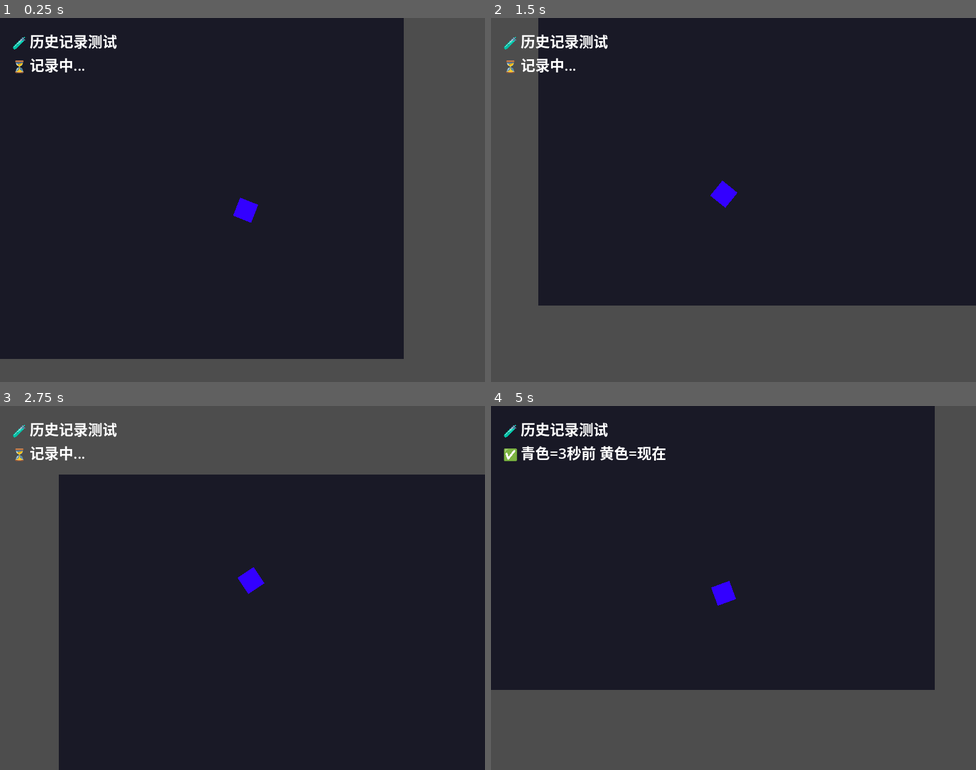
Above: before the commit, frames 1-4 (two rows, left to right).
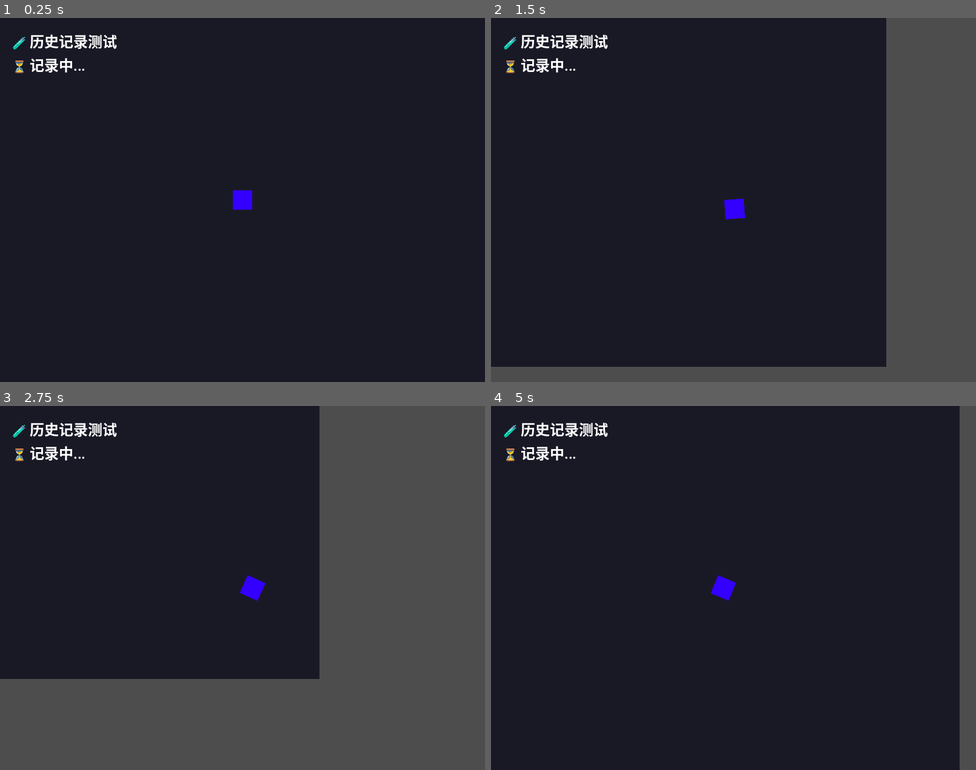
Above: after the commit, the same moments.

Repository: sdotyxz/temporal-echo
Game: Godot game, scene res://scenes/game.tscn
The game is run twice, just before and just after one commit, with the same random seed, the same clock (stepped at 60 frames per second) and the same inputs.
Inputs (mouse positions are in pixels of both pictures, inside the frame that each line leads up to):
- Up to frame 1 (0.25 s): no input
- Up to frame 2 (1.5 s): move the mouse to (840, 181) at 0.52 s; hold D (move_right) 0.53-1.28 s; move the mouse to (636, 218) at 1.27 s; hold S (move_down) from 1.28 s (still down)
- Up to frame 3 (2.75 s): move the mouse to (291, 507) at 2.02 s; release S (move_down) at 2.03 s; hold D (move_right) from 2.03 s (still down)
- Up to frame 4 (5 s): move the mouse to (709, 660) at 2.77 s; release D (move_right) at 2.78 s; hold W (move_up) 2.78-3.53 s; move the mouse to (879, 642) at 3.52 s; hold A (move_left) from 3.53 s (still down); move the mouse to (588, 533) at 4.27 s

The runs differ from the first frame. In frame 1, 22% of the frame differs, in the area x 0-100%, y 0-100%; in frame 2, 36%; in frame 3, 60%; in frame 4, 26%.
Error after the commit: Parse Error: Function "set_notify_transform()" not found in base self. (res://src/history_visual_test.gd:25)

Commit message:
fix: 修复历史记录测试的调试绘制
- 使用 _draw() 函数直接绘制线条
- 使用 draw_rect 绘制位置标记
- 添加黄色轨迹（当前）和青色轨迹（3秒前）
- 修复 draw_circle 不存在的问题

Diff:
--- a/src/history_visual_test.gd
+++ b/src/history_visual_test.gd
@@ -3,31 +3,30 @@
 @export var player: CharacterBody2D
 
 var timer: float = 0.0
-var phase: int = 0
 
-var history_trail: Line2D
-var current_trail: Line2D
+# 存储轨迹点
+var current_points: Array[Vector2] = []
+var history_points: Array[Vector2] = []
+const MAX_POINTS: int = 180  # 3秒 @ 60fps
+
+# 3秒前的位置标记
+var echo_marker: Node2D
 
 func _ready():
 	if player == null:
 		player = get_tree().get_first_node_in_group("player")
 
-	# 创建轨迹线
-	history_trail = Line2D.new()
-	history_trail.width = 4
-	history_trail.default_color = Color(0, 1, 1, 0.5)  # 青色半透明
-	history_trail.name = "HistoryTrail"
-	get_parent().add_child(history_trail)
+	# 创建3秒前位置的标记
+	echo_marker = Node2D.new()
+	echo_marker.name = "EchoMarker"
+	add_child(echo_marker)
 
-	current_trail = Line2D.new()
-	current_trail.width = 4
-	current_trail.default_color = Color(1, 1, 0, 0.8)  # 黄色
-	current_trail.name = "CurrentTrail"
-	get_parent().add_child(current_trail)
+	# 设置节点绘制
+	set_notify_transform(true)
 
 	print("🧪 历史记录系统测试")
-	print("📊 青色线 = 3秒前的位置")
-	print("📊 黄色线 = 当前位置")
+	print("📊 黄色 = 当前位置")
+	print("📊 青色 = 3秒前的位置")
 
 func _physics_process(delta: float) -> void:
 	if player == null:
@@ -42,30 +41,61 @@
 	var y = sin(angle) * radius
 
 	# 设置玩家位置
-	player.position = Vector2(400 + x, 300 + y)
+	var new_pos = Vector2(400 + x, 300 + y)
+	player.position = new_pos
 	player.rotation = angle + PI / 2
 
 	# 记录当前轨迹
-	current_trail.add_point(player.position)
-	if current_trail.get_point_count() > 180:
-		current_trail.remove_point(0)
+	current_points.append(new_pos)
+	if current_points.size() > MAX_POINTS:
+		current_points.pop_front()
 
-	# 显示历史轨迹（延迟3秒）
+	# 显示3秒前的位置
 	if timer > 3.0:
 		if player.position_history.size() > 0:
 			var old_pos = player.position_history[0].position
-			history_trail.add_point(old_pos)
-			if history_trail.get_point_count() > 180:
-				history_trail.remove_point(0)
+			history_points.append(old_pos)
+			if history_points.size() > MAX_POINTS:
+				history_points.pop_front()
+
+			# 更新标记位置
+			echo_marker.position = old_pos
+
+	# 触发重绘
+	queue_redraw()
 
 	# 更新UI
 	_update_ui()
+
+func _draw():
+	# 绘制当前轨迹（黄色）
+	if current_points.size() >= 2:
+		for i in range(current_points.size() - 1):
+			draw_line(current_points[i], current_points[i + 1], Color.YELLOW, 3.0)
+
+	# 绘制历史轨迹（青色）
+	if history_points.size() >= 2:
+		for i in range(history_points.size() - 1):
+			draw_line(history_points[i], history_points[i + 1], Color.CYAN, 3.0)
+
+	# 绘制当前位置标记（黄色方块）
+	if player:
+		draw_rect(Rect2(player.position - Vector2(8, 8), Vector2(16, 16)), Color.YELLOW, true)
+		draw_rect(Rect2(player.position - Vector2(5, 5), Vector2(10, 10)), Color.WHITE, true)
+
+	# 绘制3秒前位置标记（青色方块）
+	if echo_marker and timer > 3.0:
+		draw_rect(Rect2(echo_marker.position - Vector2(8, 8), Vector2(16, 16)), Color.CYAN, true)
+		draw_rect(Rect2(echo_marker.position - Vector2(5, 5), Vector2(10, 10)), Color.WHITE, true)
 
 func _update_ui():
 	var info = get_node_or_null("../UI/TestInfo")
 	if info:
 		var has_history = timer > 3.0 and player.position_history.size() > 0
 		if has_history:
-			info.text = "🧪 历史记录测试\n✅ 青色=3秒前 黄色=现在"
+			var dist = 0.0
+			if player.position_history.size() > 0:
+				dist = player.position.distance_to(player.position_history[0].position)
+			info.text = "🧪 历史记录测试\n✅ 黄=现在 青=3秒前\n📏 距离: %.0f px" % dist
 		else:
-			info.text = "🧪 历史记录测试\n⏳ 记录中..."
+			info.text = "🧪 历史记录测试\n⏳ 记录中... %d/%d" % [current_points.size(), MAX_POINTS]
